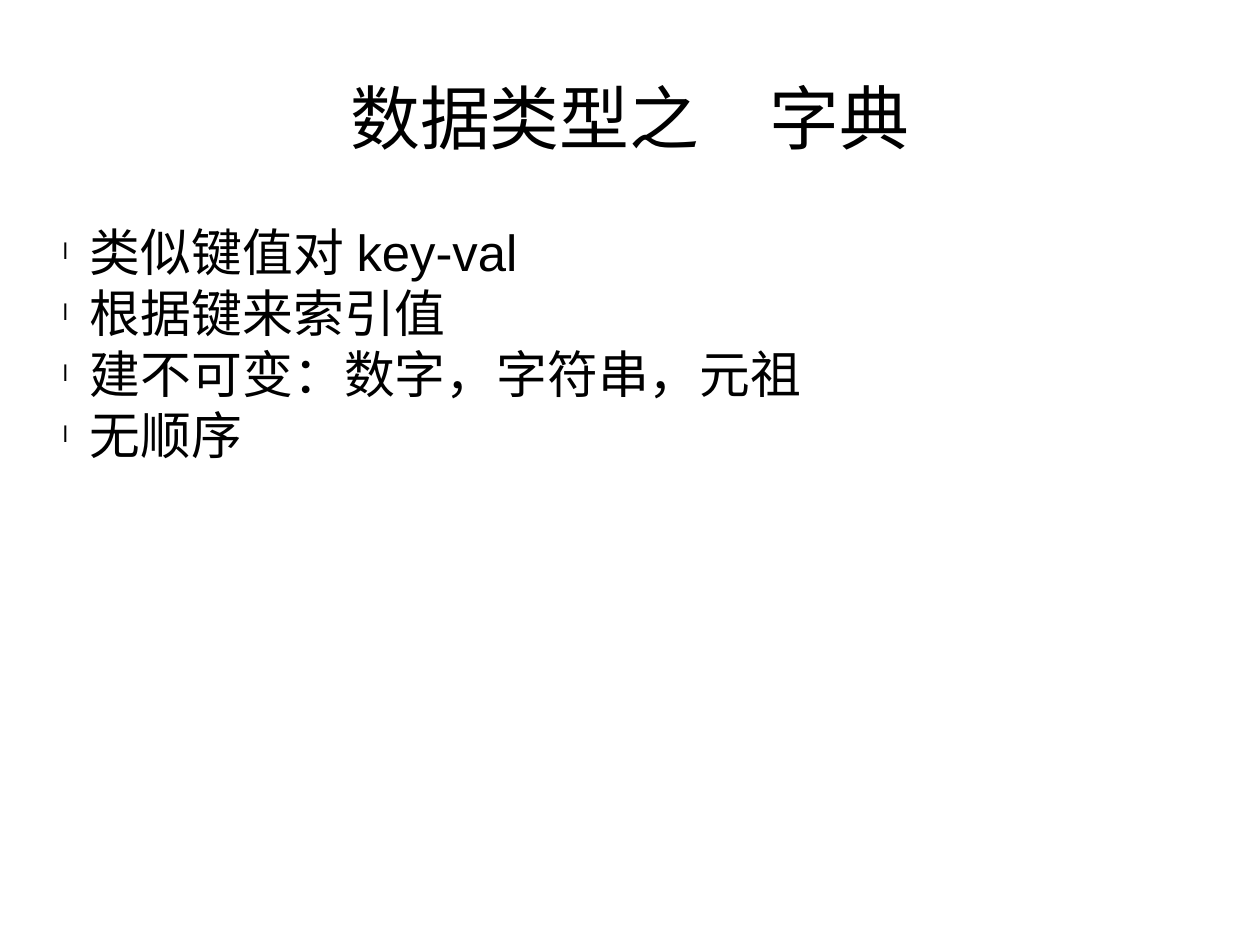
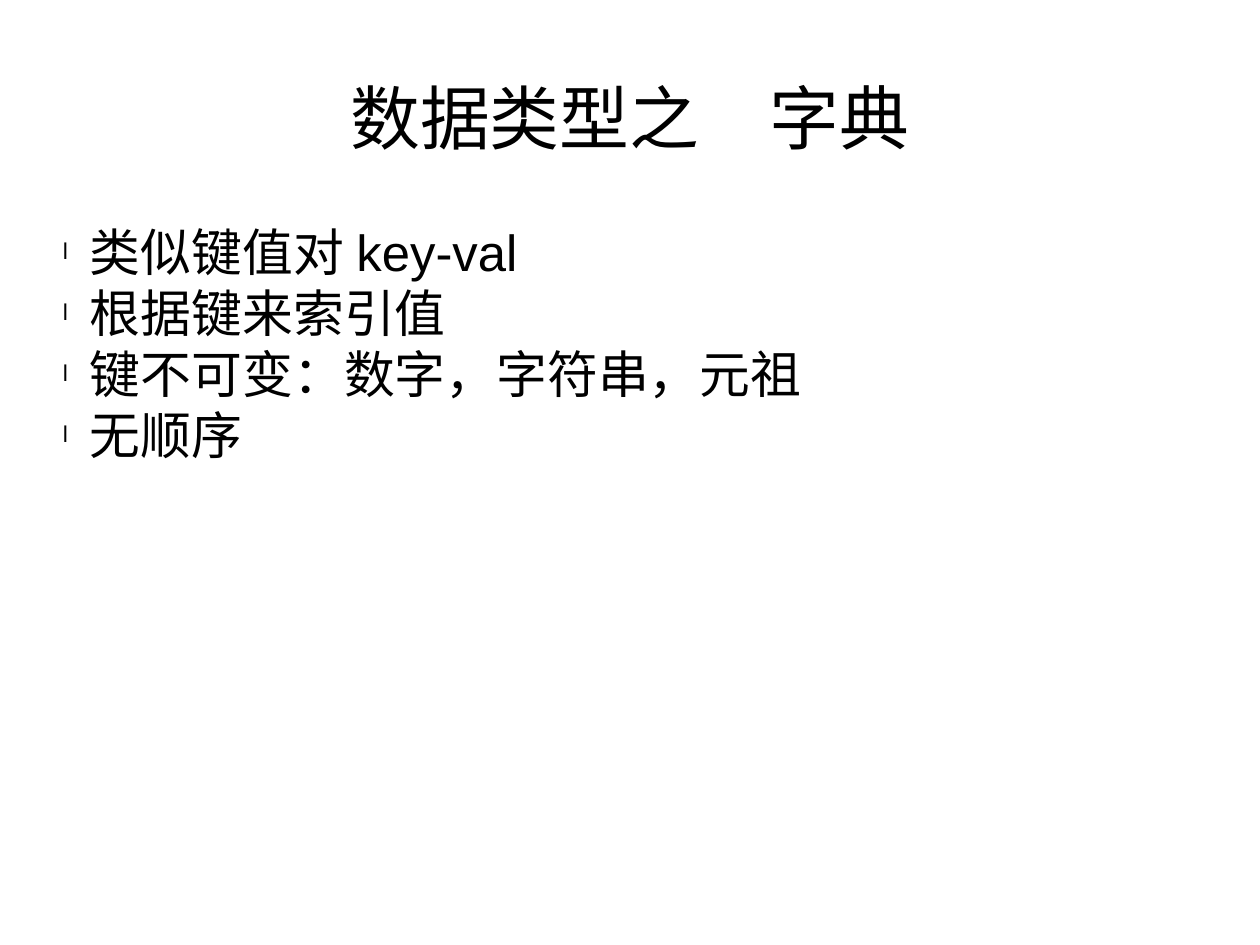
Before and after one commit to haolongzhangm/shell_my, a slide deck: slide 1 of unexeshell/tmp_use/python_l/1/p1.pptx. Drawn at 1260x945 pixels with LibreOffice and Linux fonts; fonts in the diff are those of the drawing. Boxes give left, top, right and bottom in pixels: in the first picture for what was removed or moved away, otherwise in the second. Text is boxed around its words. In the diff, an @@ line names an element or a change of style, - is before the commit and + after.

```diff
--- a/unexeshell/tmp_use/python_l/1/p1.pptx
+++ b/unexeshell/tmp_use/python_l/1/p1.pptx
@@ text at <box>90,350,801,399</box>: text changed @@
-l 建不可变：数字，字符串，元祖
+l 键不可变：数字，字符串，元祖
```
Also in this commit, not shown: 6 other slides changed.
